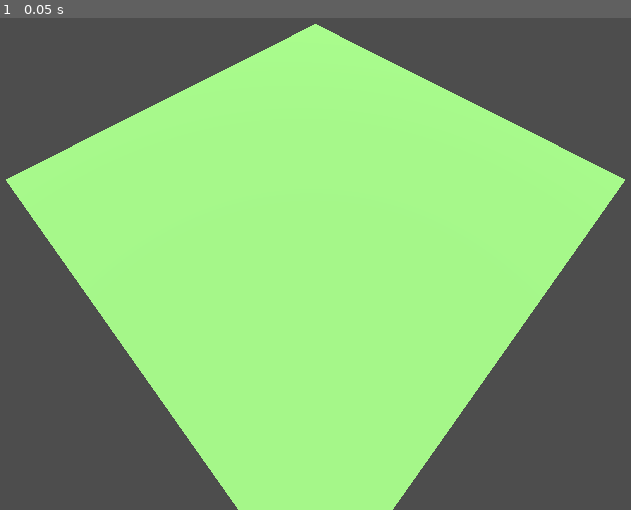
Above: before the commit, frame 1.
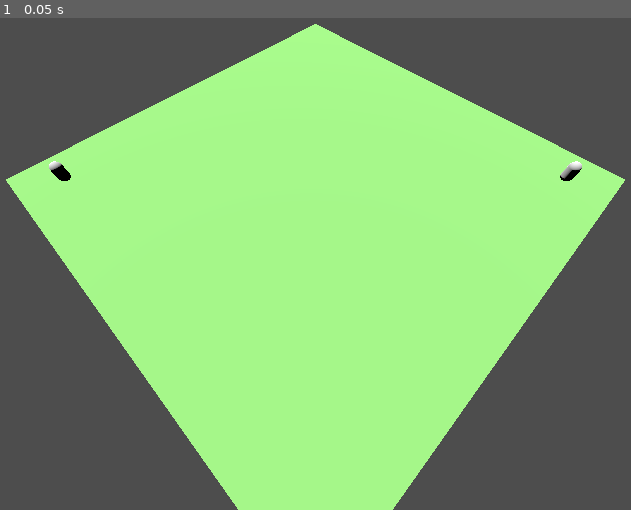
Above: after the commit, the same moment.

Repository: perikobermio/xcom
Game: Godot game, scene res://xcom.tscn
Same seed, same stepped clock (60 frames per second), same inputs: the game is played once before the commit and once after it.
Inputs:
- Up to frame 1 (0.05 s): no input

The runs differ from the first frame. In frame 1, 0.2% of the frame differs, in the area x 7-93%, y 29-34%.
Error before the commit: Attempt to call function 'add_child' in base 'null instance' on a null instance. (res://scenary/scenary.gd:13)

Commit message:
perfekto mobiten

Diff:
--- a/helpers/vectors.gd
+++ b/helpers/vectors.gd
@@ -10,5 +10,4 @@
 	if distance > max_move:
 		destiny = (destiny - origin).normalized()
 		destiny = origin + destiny * max_move
-
 	return destiny
--- a/player/player.gd
+++ b/player/player.gd
@@ -16,12 +16,13 @@
 	#https://www.gotut.net/tweens-in-godot-4/
 	if selected == false: return
 
-	destiny = Vectors.limitDistance(self.position, destiny, max_move)
-	var distance = self.position.distance_to(destiny)
+	destiny = Vectors.limitDistance(self.global_position, destiny, max_move)
+
+	var distance = self.global_position.distance_to(destiny)
 	var duration = distance / speed
 
 	tween = create_tween()
-	tween.tween_property(self, "position", destiny, duration)
+	tween.tween_property(self, "global_position", destiny, duration)
 
 func _on_input_event(camera, event, position, normal, shape_idx):
 	if event is InputEventMouseButton and event.pressed:
--- a/scenary/scenary.gd
+++ b/scenary/scenary.gd
@@ -1,17 +1,10 @@
 extends Area3D
-
-var tscn_xcom 	= preload("res://xcom.tscn")
-var tscn_player = preload("res://player/player.tscn")
 
 func _ready():
 	initialize()
 
 func initialize():
-	var _player = tscn_player.instantiate()
-	var _xcom = tscn_xcom.instantiate()
-	#_player.position = Vector3(-1.6, _player.position.y, 1.6)
-	_xcom.add_child(_player)
-
+	pass
 	#player = get_tree().root.get_node("/root/xcom/Player/Player")
 	#player2 = get_tree().root.get_node("/root/xcom/Player2/Player")
 
--- /dev/null
+++ b/xcom.gd
@@ -0,0 +1,4 @@
+extends Node3D
+
+func _ready():
+	pass
--- a/xcom.tscn
+++ b/xcom.tscn
@@ -1,14 +1,16 @@
-[gd_scene load_steps=3 format=3 uid="uid://bu6vhijrcvdkl"]
+[gd_scene load_steps=4 format=3 uid="uid://bx0mkqc36qcdt"]
 
-[ext_resource type="PackedScene" uid="uid://bn3ww51ynve8y" path="res://player/player.tscn" id="2_jd8h8"]
-[ext_resource type="PackedScene" uid="uid://bchk1sx4eybwr" path="res://scenary/scenary.tscn" id="3_0m4gb"]
+[ext_resource type="Script" path="res://xcom.gd" id="1_b5f3s"]
+[ext_resource type="PackedScene" uid="uid://bchk1sx4eybwr" path="res://scenary/scenary.tscn" id="2_pl5f6"]
+[ext_resource type="PackedScene" uid="uid://bn3ww51ynve8y" path="res://player/player.tscn" id="3_4mgpt"]
 
-[node name="xcom" type="Node3D"]
+[node name="Xcom" type="Node3D"]
+script = ExtResource("1_b5f3s")
 
-[node name="Player" parent="." instance=ExtResource("2_jd8h8")]
-visible = false
+[node name="Scenary" parent="." instance=ExtResource("2_pl5f6")]
 
-[node name="Player2" parent="." instance=ExtResource("2_jd8h8")]
-visible = false
+[node name="Player" parent="." instance=ExtResource("3_4mgpt")]
+transform = Transform3D(1, 0, 0, 0, 1, 0, 0, 0, 1, 1.6, 0, 1.6)
 
-[node name="Scenary" parent="." instance=ExtResource("3_0m4gb")]
+[node name="Player2" parent="." instance=ExtResource("3_4mgpt")]
+transform = Transform3D(1, 0, 0, 0, 1, 0, 0, 0, 1, -1.6, 0, -1.6)
